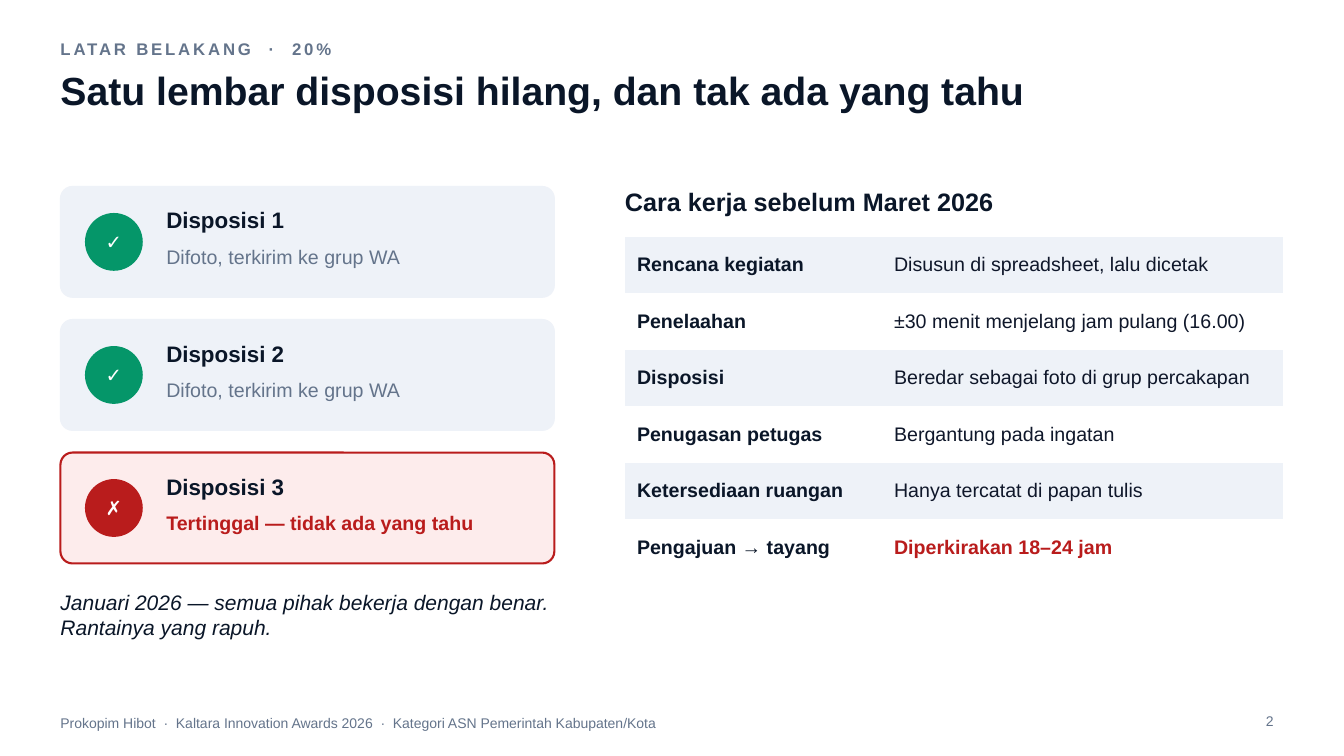
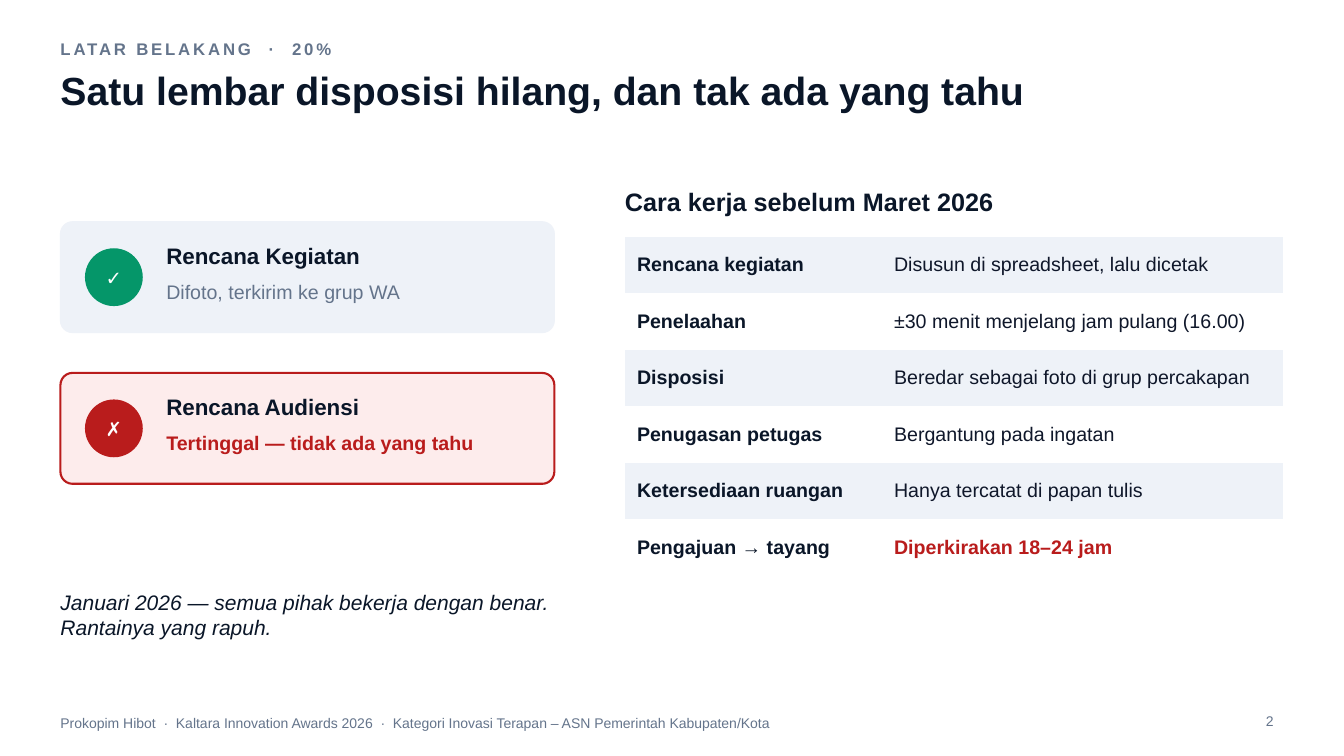
Before and after one commit to ega394/joyful-visuals, a slide deck: slide 2 of docs/lomba/kaltara/Paparan-Prokopim-Hibot-Kaltara-2026.pptx. Drawn at 1344x756 pixels with LibreOffice and Linux fonts; fonts in the diff are those of the drawing; background and template pictures are left out. Boxes give left, top, right and bottom in pixels: in the first picture for what was removed or moved away, otherwise in the second. Text is boxed around its words. In the diff, an @@ line names an element or a change of style, - is before the commit and + after.

```diff
--- a/docs/lomba/kaltara/Paparan-Prokopim-Hibot-Kaltara-2026.pptx
+++ b/docs/lomba/kaltara/Paparan-Prokopim-Hibot-Kaltara-2026.pptx
@@ text removed at [166, 211, 284, 233] @@
-Disposisi 1
@@ 2 texts, 1 rounded rectangle, 1 ellipse: place and size @@
-2 texts, 1 rounded rectangle, 1 ellipse at [60, 187, 555, 297]
+2 texts, 1 rounded rectangle, 1 ellipse at [60, 222, 555, 333]
@@ text added at [166, 247, 360, 269], 16 pt, text #0A1628, bold @@
+Rencana Kegiatan
@@ rounded rectangle removed at [60, 320, 555, 431] @@
@@ ellipse removed at [86, 347, 142, 403] @@
@@ text removed at [166, 345, 284, 367] @@
-Disposisi 2
@@ text removed at [166, 383, 400, 401] @@
-Difoto, terkirim ke grup WA
@@ 1 text, 1 rounded rectangle, 1 ellipse: place and size @@
-1 text, 1 rounded rectangle, 1 ellipse at [60, 453, 555, 564]
+1 text, 1 rounded rectangle, 1 ellipse at [60, 373, 555, 484]
@@ text at [86, 400, 142, 457]: text changed @@
-✓
+✗
@@ text added at [166, 398, 359, 416], 16 pt, text #0A1628, bold @@
+Rencana Audiensi
@@ text removed at [166, 478, 284, 500] @@
-Disposisi 3
@@ text removed at [86, 480, 142, 536] @@
-✗
@@ text at [60, 718, 770, 731]: text changed @@
-Prokopim Hibot · Kaltara Innovation Awards 2026 · Kategori ASN Pemerintah Kabupaten/Kota
+Prokopim Hibot · Kaltara Innovation Awards 2026 · Kategori Inovasi Terapan – ASN Pemerintah Kabupaten/Kota
```
Also in this commit, not shown: 13 other slides changed, 17 other files.
